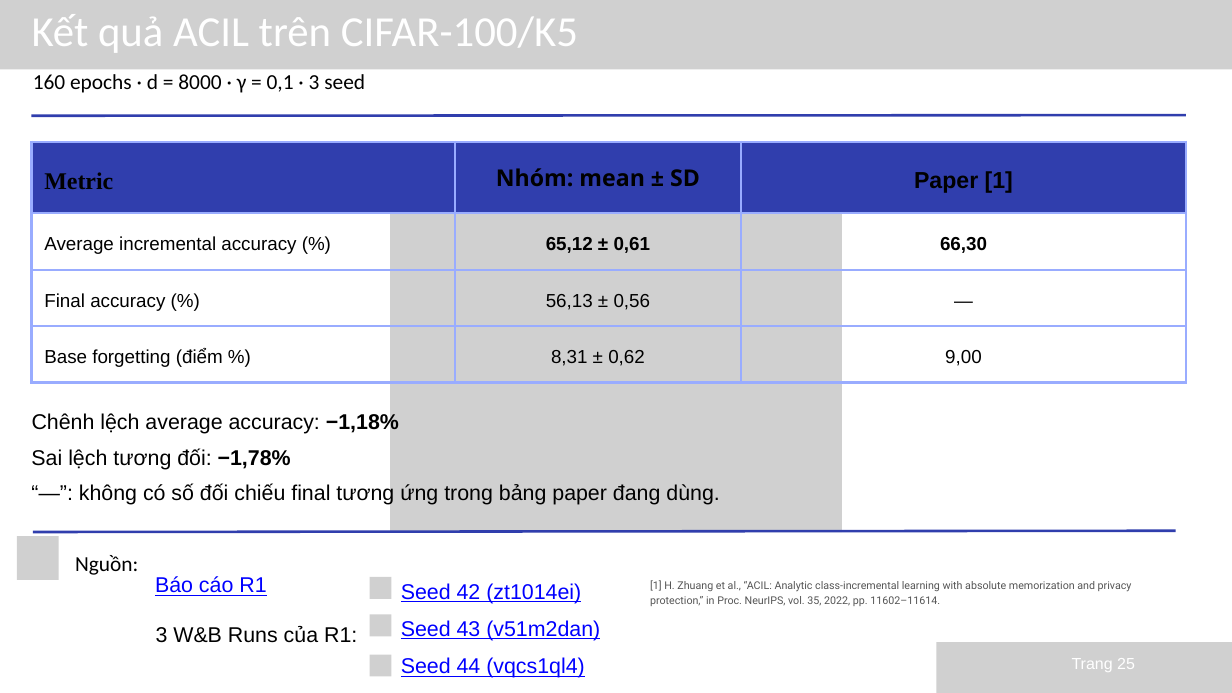
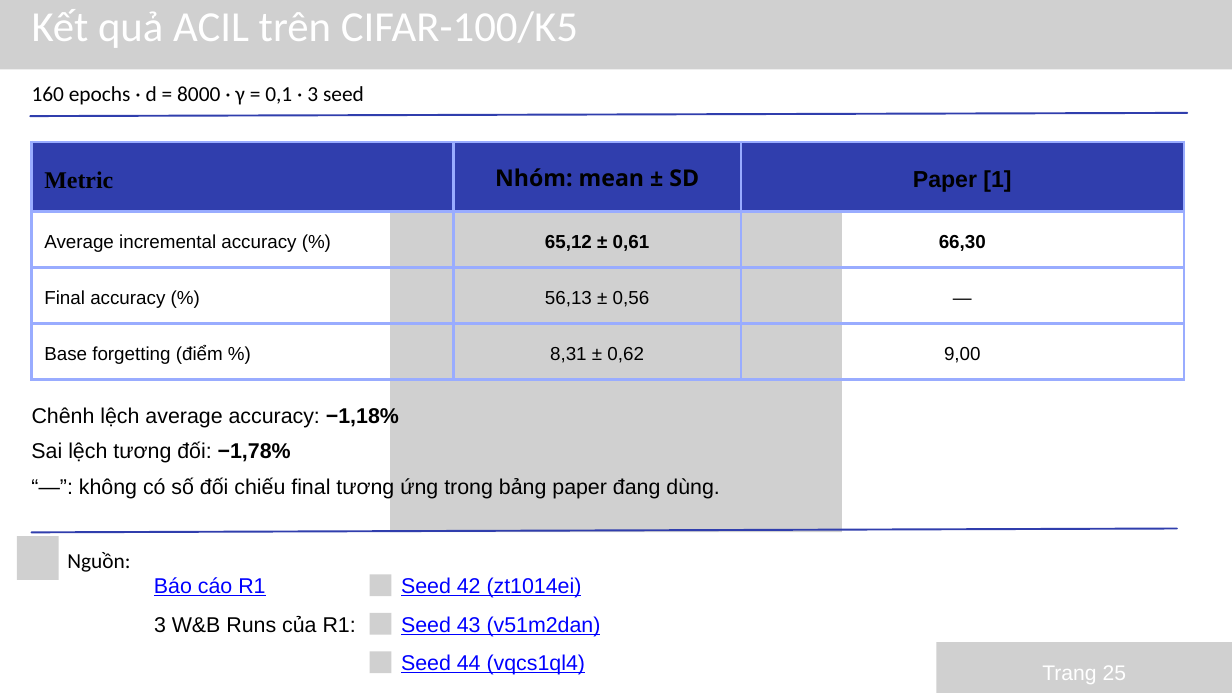
Before and after one commit to 24122050S/20-ML-Paper, a slide deck: slide 25 of slides/ACIL_Nhom3_GiuaKy.pptx. Drawn at 1232x693 pixels with LibreOffice and Linux fonts; fonts in the diff are those of the drawing; grey boxes stand for pictures. Boxes give left, top, right and bottom in pixels: in the first picture for what was removed or moved away, otherwise in the second. Text is boxed around its words. In the diff, an @@ line names an element or a change of style, - is before the commit and + after.

```diff
--- a/slides/ACIL_Nhom3_GiuaKy.pptx
+++ b/slides/ACIL_Nhom3_GiuaKy.pptx
@@ text "Kết quả ACIL trên CIFAR-100/K5" moved from (x1=32, y1=14, x2=578, y2=53) to (x1=32, y1=9, x2=578, y2=48) @@
@@ text "160 epochs · d = ..." moved from (x1=33, y1=74, x2=365, y2=93) to (x1=32, y1=86, x2=364, y2=105) @@
@@ line (30, 116) - (1187, 113): stroke #303EAD 3 pt to #303EAD 2.25 pt @@
@@ table resized from (x1=31, y1=142, x2=1186, y2=383) to (x1=31, y1=142, x2=1184, y2=379) @@
@@ text "Chênh lệch average accuracy: −1,18%" moved from (x1=32, y1=412, x2=399, y2=434) to (x1=32, y1=406, x2=399, y2=428) @@
@@ text "Sai lệch tương đối: −1,78%" moved from (x1=31, y1=448, x2=291, y2=470) to (x1=31, y1=441, x2=291, y2=463) @@
@@ text "“—”: không có số đối ..." moved from (x1=79, y1=483, x2=719, y2=505) to (x1=79, y1=477, x2=719, y2=499) @@
@@ line (31, 532) - (1177, 529): stroke #303EAD 3 pt to #303EAD 2.25 pt @@
@@ alignment centre to left in 3 elements at (x1=154, y1=616, x2=356, y2=633), (x1=67, y1=552, x2=130, y2=572), (x1=154, y1=577, x2=265, y2=596) @@
@@ text "Seed 42 (zt1014ei)" moved from (x1=401, y1=583, x2=581, y2=604) to (x1=401, y1=577, x2=582, y2=598) @@
@@ picture at (x1=370, y1=574, x2=392, y2=596): outline redrawn @@
@@ text removed at (x1=650, y1=580, x2=1132, y2=606) @@
-[1] H. Zhuang et al., “ACIL: Analytic class-incremental learning with absolute memorization and privacy protection,” in Proc. NeurIPS, vol. 35, 2022, pp. 11602–11614.
@@ text "3 W&B Runs của R1:" moved from (x1=156, y1=626, x2=357, y2=643) to (x1=154, y1=616, x2=356, y2=633) @@
@@ picture at (x1=370, y1=613, x2=392, y2=635): outline redrawn @@
@@ text "Seed 43 (v51m2dan)" moved from (x1=401, y1=620, x2=600, y2=641) to (x1=401, y1=616, x2=601, y2=637) @@
@@ picture moved from (x1=370, y1=655, x2=392, y2=677) to (x1=370, y1=651, x2=392, y2=673) @@
@@ text "Trang 25" moved from (x1=1072, y1=658, x2=1135, y2=672) to (x1=1042, y1=666, x2=1126, y2=684) @@
@@ text "Trang 25" at (x1=1042, y1=666, x2=1126, y2=684): size 18.8 to 24.8 pt; alignment left to centre; line spacing 26.2pt to 34.6pt @@
```
Also in this commit, not shown: 35 other slides changed.
